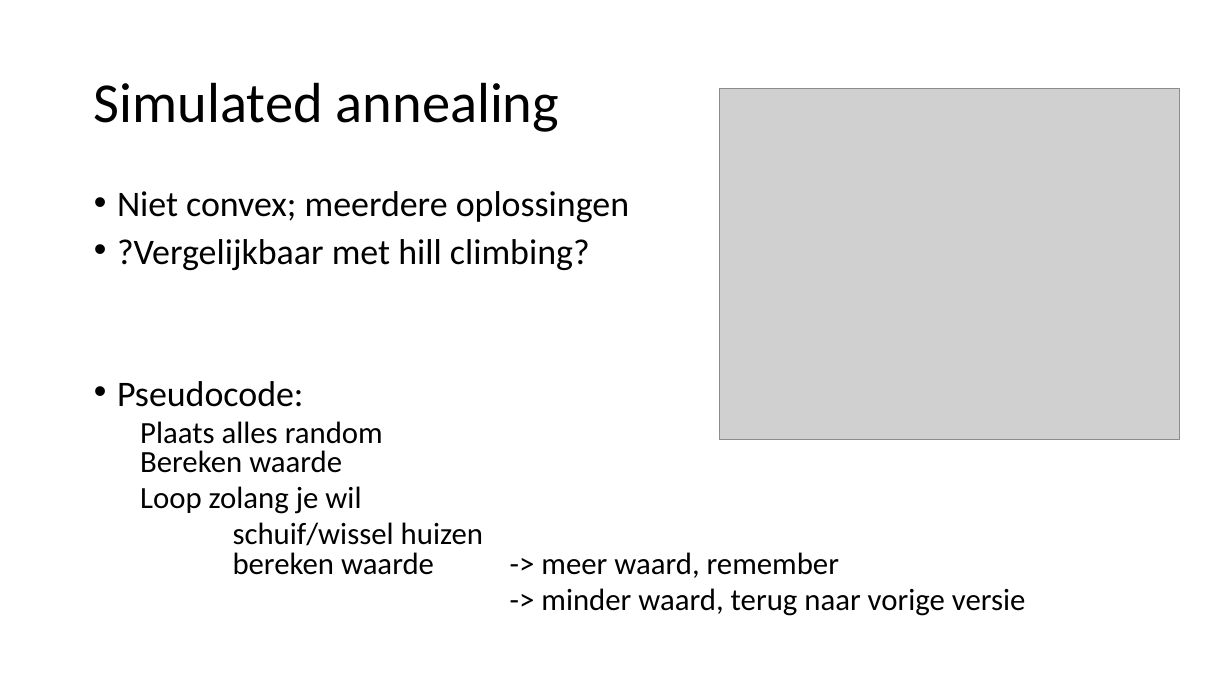
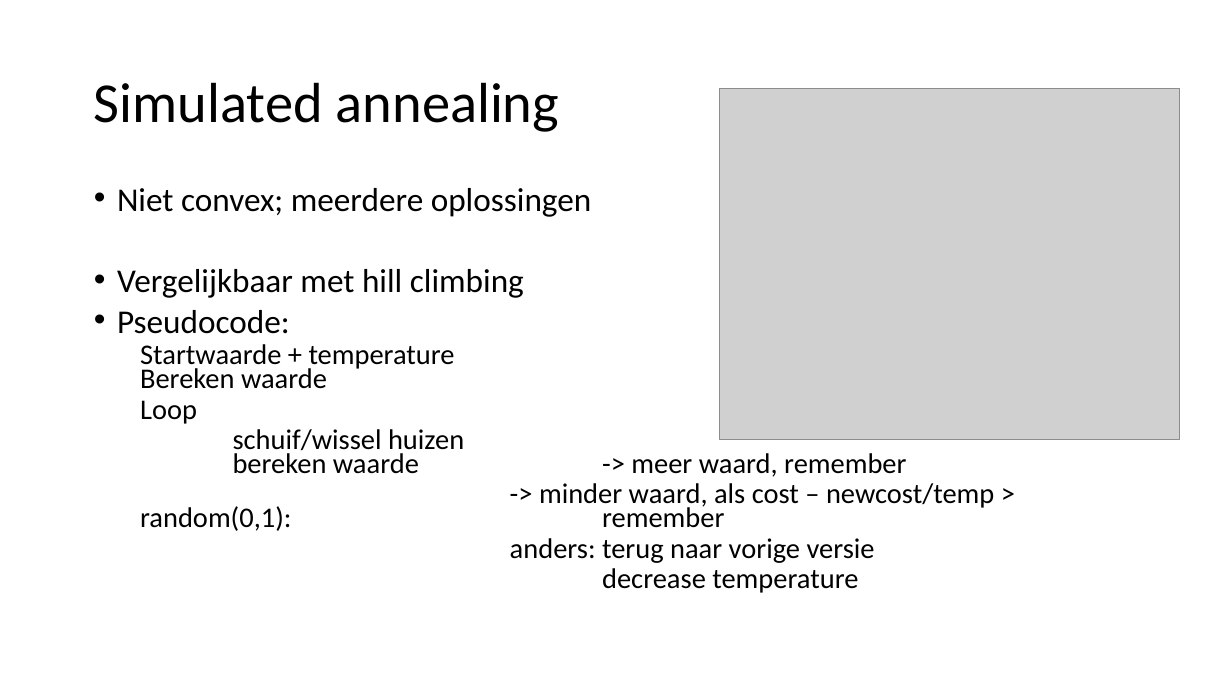
Before and after one commit to TammeThijs/Heuristics, a slide deck: slide 5 of Presentation1.pptx. Drawn at 1232x693 pixels with LibreOffice and Linux fonts; fonts in the diff are those of the drawing; grey boxes stand for pictures. Boxes give left, top, right and bottom in pixels: in the first picture for what was removed or moved away, otherwise in the second. Text is boxed around its words. In the diff, an @@ line names an element or a change of style, - is before the commit and + after.

```diff
--- a/Presentation1.pptx
+++ b/Presentation1.pptx
@@ text at [117,188,906,477]: size 28 to 25.9 pt in "Niet convex; meerdere oplossingen", "Pseudocode:"; size 24 to 22.2 pt in "schuif/wissel huizen bereken waarde -> meer waard, ..."; line spacing 0.8 to 0.7 @@
@@ text at [117,269,524,298]: text changed; size 28 to 25.9 pt @@
-• ?Vergelijkbaar met hill climbing?
+• Vergelijkbaar met hill climbing
@@ text at [140,344,455,424]: text changed; size 24 to 22.2 pt @@
-  Plaats alles random
-  Bereken waarde
-  Loop zolang je wil
+  Startwaarde + temperature
+  Bereken waarde
+  Loop
@@ text at [510,483,994,593]: text changed; size 24 to 22.2 pt @@
-  -> minder waard, terug naar vorige versie
+  -> minder waard, als cost – newcost/temp > random(0,1): remember
+  anders: terug naar vorige versie
+  decrease temperature
```
Also in this commit, not shown: 3 other slides changed, 3 other files.
